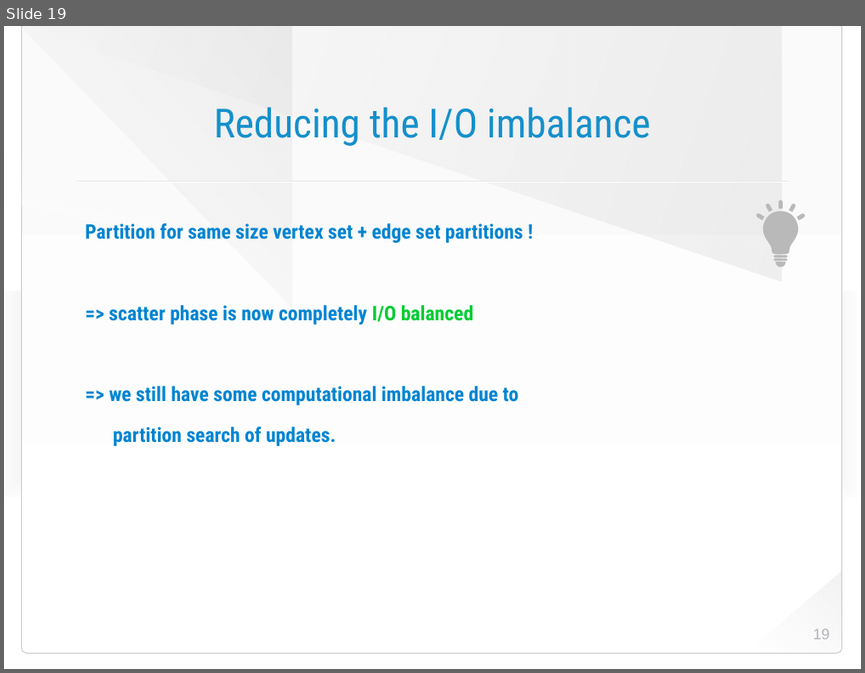
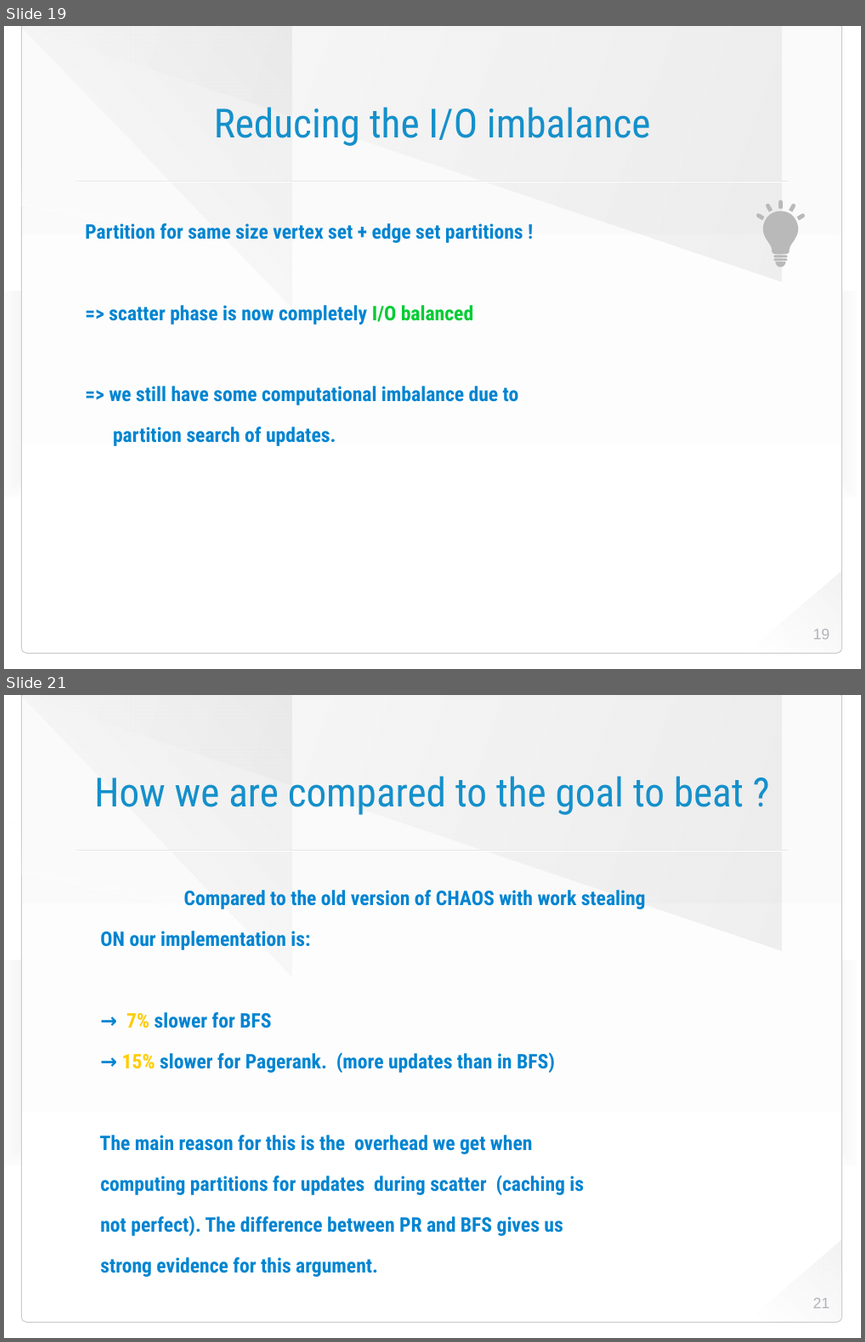
Before and after one commit to HaprianVlad/chaos, a slide deck: presentation.odp. Shown one above the other, each under a label of ours: slide 19 before the commit, slides 19 and 21 after it; the slides between them are not shown. The pictures are 865x673 and 865x1342 pixels, drawn with LibreOffice and Linux fonts; fonts in the diff are those of the drawing; background and template pictures are left out. Boxes give left, top, right and bottom in pixels: in the first picture for what was removed or moved away, otherwise in the second. Text is boxed around its words. In the diff, an @@ line names an element or a change of style, - is before the commit and + after.

```diff
--- a/presentation.odp
+++ b/presentation.odp
@@ slide 21 added at [4,695,861,1338], background picture (left out); not listed: 8 template elements that a slide beside it also shows @@
@@ title added at [94,776,744,815], 48 pt, text #1490CB @@
+How we are compared to the goal to beat ?
@@ text added at [100,890,646,1236], 24 pt, text #0084D1, bold @@
+Compared to the old version of CHAOS with work stealing
+ON our implementation is:
+→ 7% slower for BFS
+→ 15% slower for Pagerank. (more updates than in BFS)
+The main reason for this is the overhead we get when
+computing partitions for updates during scatter (caching is
+not perfect). The difference between PR and BFS gives us
+strong evidence for this argument.
@@ page number added at [813,1298,830,1308], 18 pt, text #B3B3BB @@
+21
```
Also in this commit, not shown: 1 other slide added, 1 other file.
